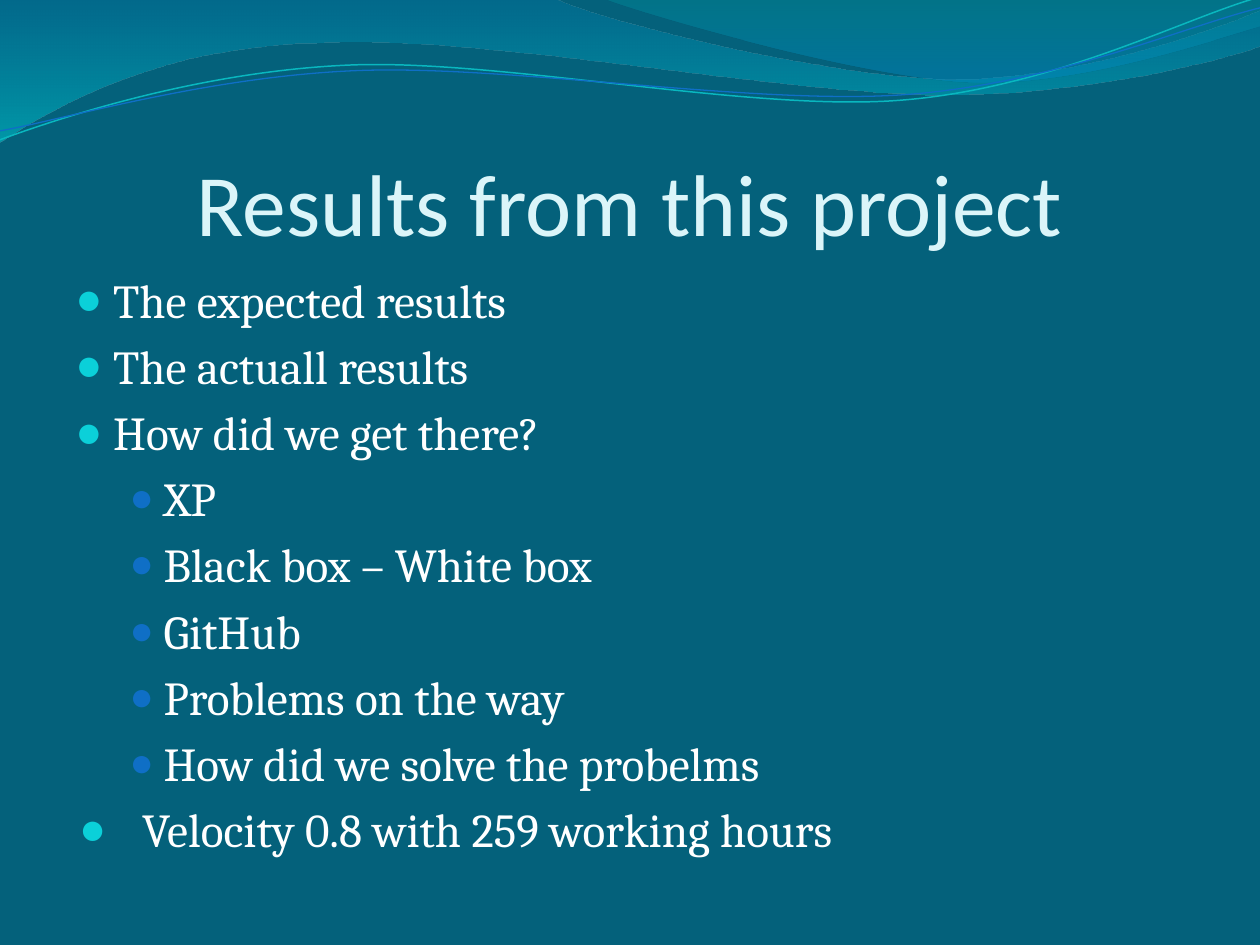
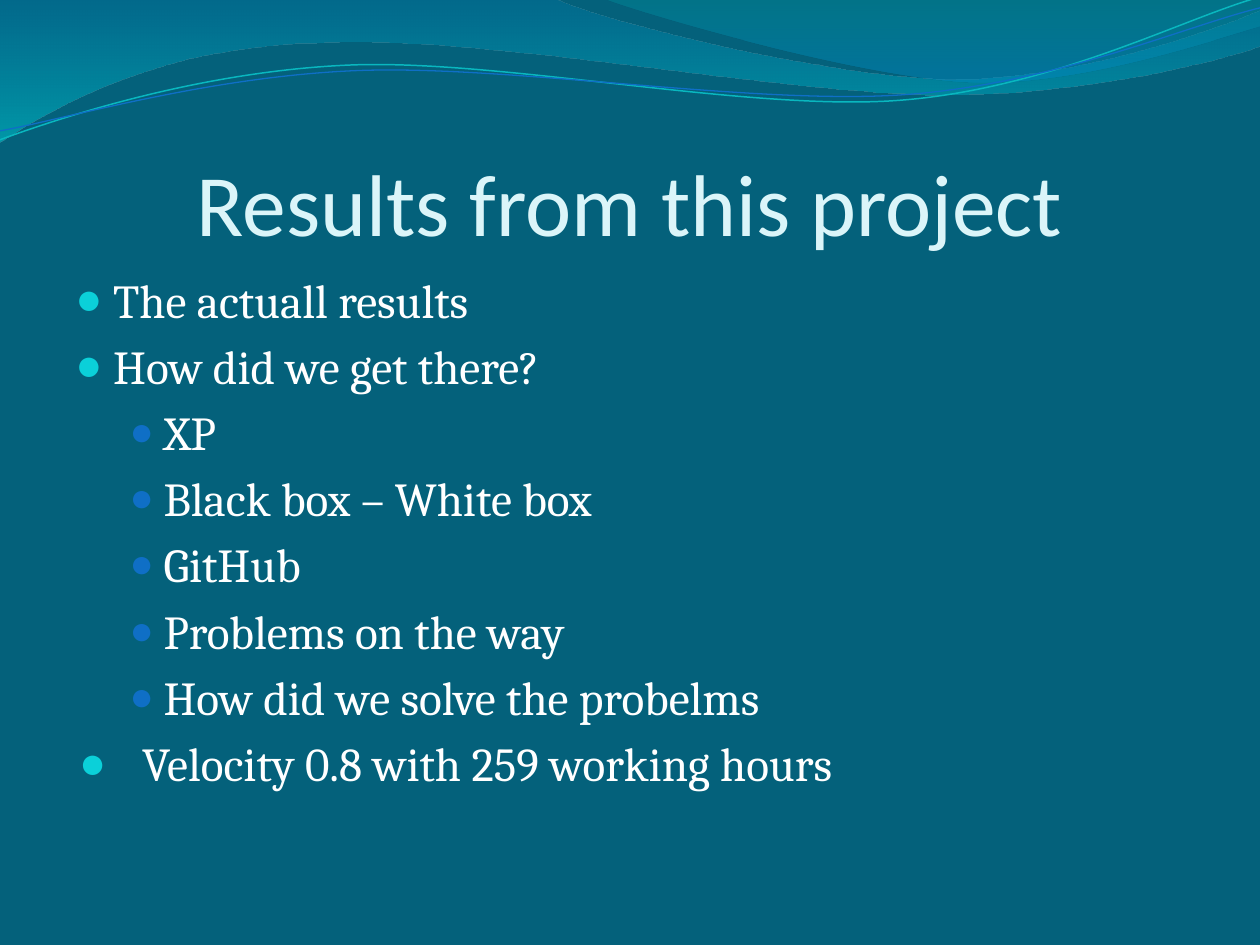
Before and after one commit to Pontus92/JAMP, a slide deck: slide 14 of PowerPoint/Easy Speech.pptx. Drawn at 1260x945 pixels with LibreOffice and Linux fonts; fonts in the diff are those of the drawing. Boxes give left, top, right and bottom in pixels: in the first picture for what was removed or moved away, otherwise in the second. Text is boxed around its words. In the diff, an @@ line names an element or a change of style, - is before the commit and + after.

```diff
--- a/PowerPoint/Easy Speech.pptx
+++ b/PowerPoint/Easy Speech.pptx
@@ text at (113,285,506,327): paragraph removed @@
-● The expected results
```
Also in this commit, not shown: 3 other slides changed, 1 other file.
